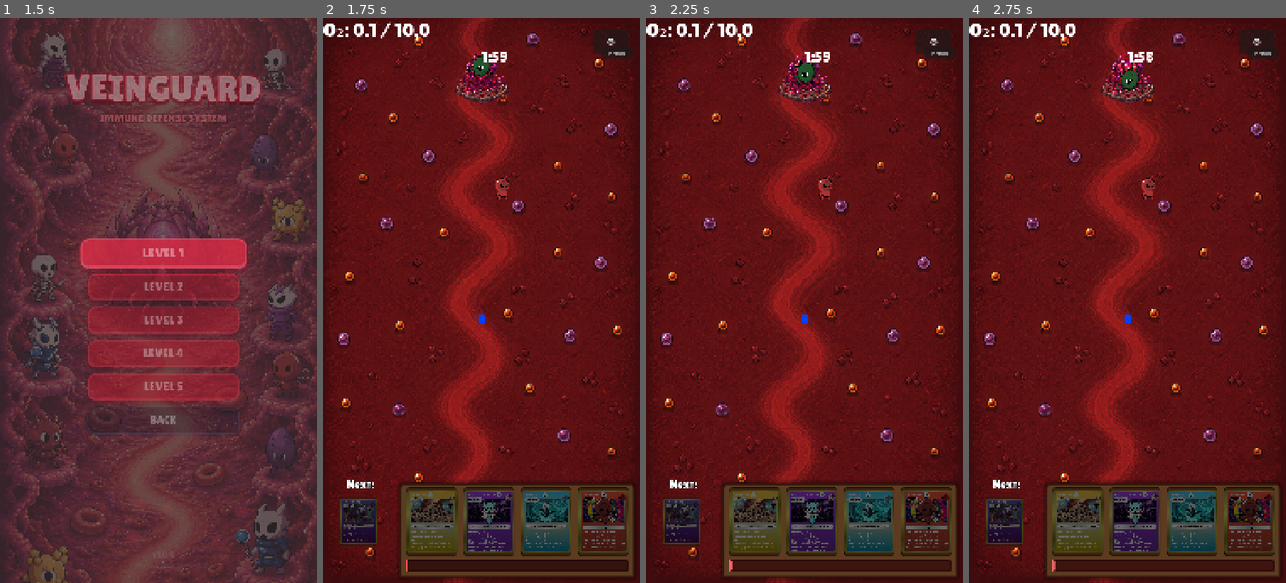
Above: before the commit, frames 1-4 (left to right).
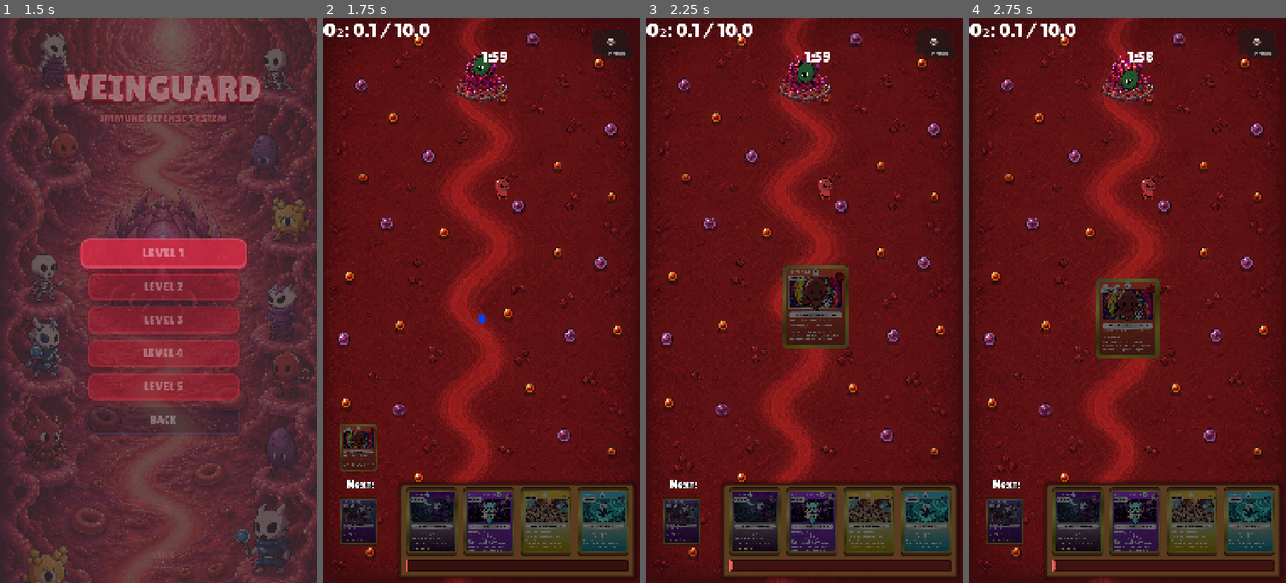
Above: after the commit, the same moments.

Repository: viPipar/veinguard
Game: Godot game, scene res://core/ui/MainMenu.tscn
Same seed, same stepped clock (60 frames per second), same inputs: the game is played once before the commit and once after it.
Inputs (mouse positions are in pixels of both pictures, inside the frame that each line leads up to):
- Up to frame 1 (1.5 s): click "START DEFENSE" at 0.5 s; click "LEVEL 1" at 1.25 s
- Up to frame 2 (1.75 s): no input
- Up to frame 3 (2.25 s): click (680, 447) at 2.02 s
- Up to frame 4 (2.75 s): no input

Frame 1 is identical in both runs. In frame 2, 4.5% of the frame differs, in the area x 5-96%, y 71-95%; in frame 3, 6.5%, in the area x 27-96%, y 43-95%; in frame 4, 6.4%.

Commit message:
feat: implement HandManager for card pooling and rotation and add CardInspectOverlay for stat display

Diff:
--- a/veinguard/core/ui/CardInspectOverlay.gd
+++ b/veinguard/core/ui/CardInspectOverlay.gd
@@ -16,9 +16,6 @@
 
 # ── Node refs (diisi di _build_ui) ────────────────────────────────────────
 var _card_display  : TextureRect
-var _name_label    : Label
-var _stats_label   : Label
-var _desc_label    : Label
 var _btn_close     : Button
 
 
@@ -40,52 +37,15 @@
 	dim.set_anchors_and_offsets_preset(Control.PRESET_FULL_RECT)
 	add_child(dim)
 
-	# --- Tampilan Kartu (besar, di tengah) ---
 	_card_display = TextureRect.new()
 	_card_display.expand_mode   = TextureRect.EXPAND_FIT_HEIGHT_PROPORTIONAL
 	_card_display.stretch_mode  = TextureRect.STRETCH_KEEP_ASPECT_CENTERED
-	_card_display.position      = Vector2(240.0, 180.0)
-	_card_display.size          = Vector2(600.0, 900.0)
-	_card_display.pivot_offset  = Vector2(300.0, 450.0)  # pusat untuk animasi flip
+	_card_display.position      = Vector2(140.0, 360.0)
+	_card_display.size          = Vector2(800.0, 1200.0)
+	_card_display.pivot_offset  = Vector2(400.0, 600.0)  # pusat untuk animasi flip
 	_card_display.mouse_filter  = Control.MOUSE_FILTER_STOP
 	_card_display.gui_input.connect(_on_card_gui_input)
 	add_child(_card_display)
-
-	# --- Panel info stats di bawah kartu ---
-	var panel := Panel.new()
-	panel.position = Vector2(60.0, 1115.0)
-	panel.size     = Vector2(960.0, 370.0)
-	var sb_panel   := _make_panel_stylebox()
-	panel.add_theme_stylebox_override("panel", sb_panel)
-	add_child(panel)
-
-	var vbox := VBoxContainer.new()
-	vbox.position = Vector2(20.0, 18.0)
-	vbox.size     = Vector2(920.0, 334.0)
-	vbox.add_theme_constant_override("separation", 14)
-	panel.add_child(vbox)
-
-	_name_label = Label.new()
-	_name_label.horizontal_alignment = HORIZONTAL_ALIGNMENT_CENTER
-	_name_label.add_theme_font_override("font", _font)
-	_name_label.add_theme_font_size_override("font_size", 60)
-	_name_label.add_theme_color_override("font_color", Color(0.92, 0.97, 1.0))
-	vbox.add_child(_name_label)
-
-	_stats_label = Label.new()
-	_stats_label.horizontal_alignment = HORIZONTAL_ALIGNMENT_CENTER
-	_stats_label.add_theme_font_override("font", _font)
-	_stats_label.add_theme_font_size_override("font_size", 38)
-	_stats_label.add_theme_color_override("font_color", Color(0.65, 0.88, 1.0))
-	vbox.add_child(_stats_label)
-
-	_desc_label = Label.new()
-	_desc_label.horizontal_alignment = HORIZONTAL_ALIGNMENT_CENTER
-	_desc_label.autowrap_mode        = TextServer.AUTOWRAP_WORD_SMART
-	_desc_label.add_theme_font_override("font", _font)
-	_desc_label.add_theme_font_size_override("font_size", 30)
-	_desc_label.add_theme_color_override("font_color", Color(0.78, 0.88, 0.96))
-	vbox.add_child(_desc_label)
 
 	# --- Tombol TUTUP (kiri atas, merah) ---
 	_btn_close          = _make_button("X", Color(0.72, 0.07, 0.07))
@@ -150,16 +110,6 @@
 	_card_display.texture = _front_tex
 	_card_display.scale   = Vector2(1.0, 1.0)
 
-	_name_label.text  = stats.unit_name
-	_stats_label.text = "❤ %d HP   ⚔ %.0f DMG   💧 %d Cost" % \
-		[int(stats.max_hp), stats.damage, stats.cost]
-
-	if stats.description.is_empty():
-		_desc_label.visible = false
-	else:
-		_desc_label.visible = true
-		_desc_label.text    = stats.description
-
 	# Animasi masuk (fade-in)
 	get_tree().paused = true
 	modulate.a = 0.0
--- a/veinguard/core/ui/HandManager.gd
+++ b/veinguard/core/ui/HandManager.gd
@@ -9,18 +9,19 @@
 
 # ── Pool semua kartu (path ke scene, stats, texture depan & belakang) ─────
 # Format tiap entry: [scene_path, stats_path, front_tex_path, back_tex_path]
+const _ERITROSIT_ENTRY: Array = [
+	"res://units/player/eritrosit/Eritrosit.tscn",
+	"res://units/player/eritrosit/eritrosit_stats.tres",
+	"res://assets/ui/unit_cards/card_front_eritrosit.png",
+	"res://assets/ui/unit_cards/card_back_eritrosit.png",
+]
+
 const _POOL_ENTRIES: Array = [
 	[
 		"res://units/player/natural_killer/NKiller.tscn",
 		"res://units/player/natural_killer/nkiller_stats.tres",
 		"res://assets/ui/unit_cards/card_front_natural_killer.png",
 		"res://assets/ui/unit_cards/card_back_natural_killer.png",
-	],
-	[
-		"res://units/player/eritrosit/Eritrosit.tscn",
-		"res://units/player/eritrosit/eritrosit_stats.tres",
-		"res://assets/ui/unit_cards/card_front_eritrosit.png",
-		"res://assets/ui/unit_cards/card_back_eritrosit.png",
 	],
 	[
 		"res://units/player/trombosit/Trombosit.tscn",
@@ -62,6 +63,7 @@
 var _hand_indices       : Array        = [-1, -1, -1, -1]  # index pool untuk tiap slot
 var _next_card_slot     : UnitCard     = null
 var _next_card_idx      : int          = -1
+var _eritrosit_slot     : UnitCard     = null
 var _inspect_overlay    : CardInspectOverlay = null
 
 
@@ -72,6 +74,7 @@
 	_load_pool()
 	_create_card_slots()
 	_init_hand()
+	_setup_eritrosit_slot()
 
 	_inspect_overlay = CardInspectOverlay.new()
 	_inspect_overlay.name = "CardInspectOverlay"
@@ -118,6 +121,33 @@
 	_next_card_slot.card_inspected.connect(_on_card_inspected)
 	add_child(_next_card_slot)
 
+	_eritrosit_slot       = UnitCard.new()
+	_eritrosit_slot.name  = "EritrositSlot"
+	_eritrosit_slot.card_inspected.connect(_on_card_inspected)
+	add_child(_eritrosit_slot)
+
+func _setup_eritrosit_slot() -> void:
+	var front : Texture2D = _safe_load(_ERITROSIT_ENTRY[2])
+	var back  : Texture2D = _safe_load(_ERITROSIT_ENTRY[3])
+
+	_eritrosit_slot.unit_scene    = _safe_load(_ERITROSIT_ENTRY[0])
+	_eritrosit_slot.unit_stats    = _safe_load(_ERITROSIT_ENTRY[1])
+	_eritrosit_slot._front_tex    = front
+	_eritrosit_slot._back_tex     = back if back else front
+
+	if front:
+		_eritrosit_slot.texture_normal = front
+		_eritrosit_slot.size           = front.get_size()
+		var s: float = TARGET_NEXT_CARD_WIDTH / _eritrosit_slot.size.x
+		_eritrosit_slot.scale = Vector2(s, s)
+		_eritrosit_slot.base_scale = _eritrosit_slot.scale
+
+	_eritrosit_slot._recompute_center()
+	# Posisikan di atas Next Card (Y = 1460)
+	_eritrosit_slot.position = Vector2(NEXT_CARD_CENTER_X, 1460.0) - (_eritrosit_slot.size / 2.0)
+	_eritrosit_slot.base_pos = _eritrosit_slot.position
+	_eritrosit_slot.update_energy_state(GameManager.oxygen_points)
+
 func _on_card_inspected(card: UnitCard) -> void:
 	if _inspect_overlay and card.unit_stats and card._front_tex:
 		_inspect_overlay.open(card.unit_stats, card._front_tex, card._back_tex)
@@ -128,6 +158,8 @@
 			card.update_energy_state(new_amount)
 	if is_instance_valid(_next_card_slot):
 		_next_card_slot.update_energy_state(new_amount)
+	if is_instance_valid(_eritrosit_slot):
+		_eritrosit_slot.update_energy_state(new_amount)
 
 
 # ── Inisialisasi tangan awal (4 kartu utama + 1 Next Card) ─────────────
@@ -150,6 +182,10 @@
 
 # ── Discard kartu yang dimainkan & draw kartu baru ───────────────────────
 func discard_and_draw(played_card: UnitCard) -> void:
+	if played_card == _eritrosit_slot:
+		played_card.set_focus(false)
+		return
+
 	var slot_idx : int = _slots.find(played_card)
 	if slot_idx == -1:
 		return
